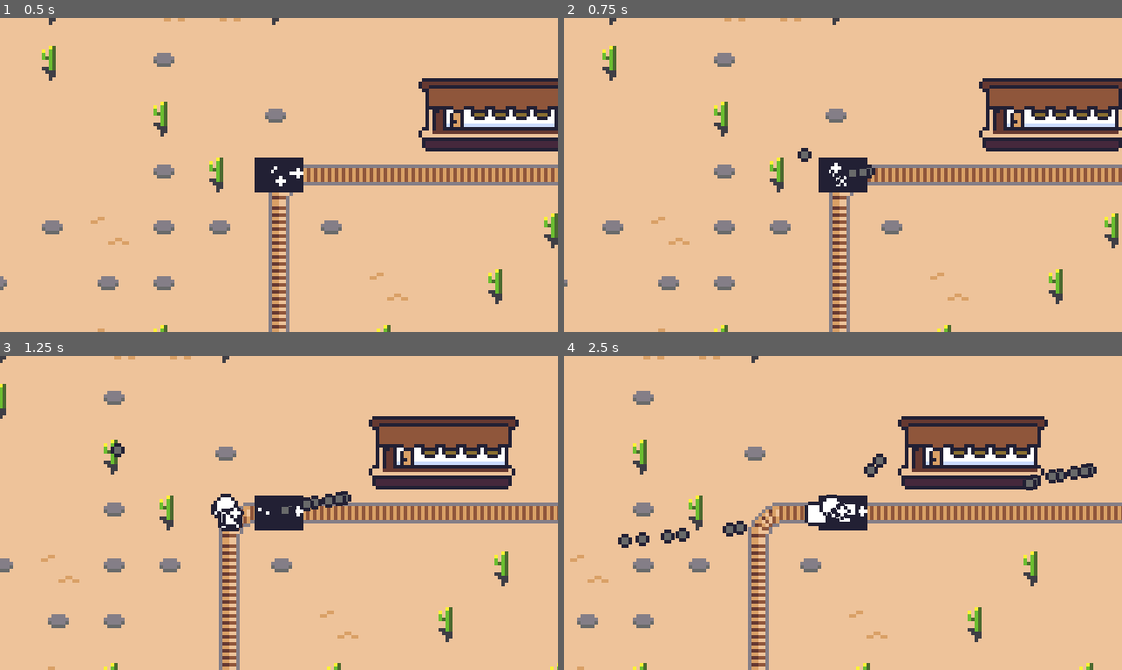
Above: before the commit, frames 1-4 (two rows, left to right).
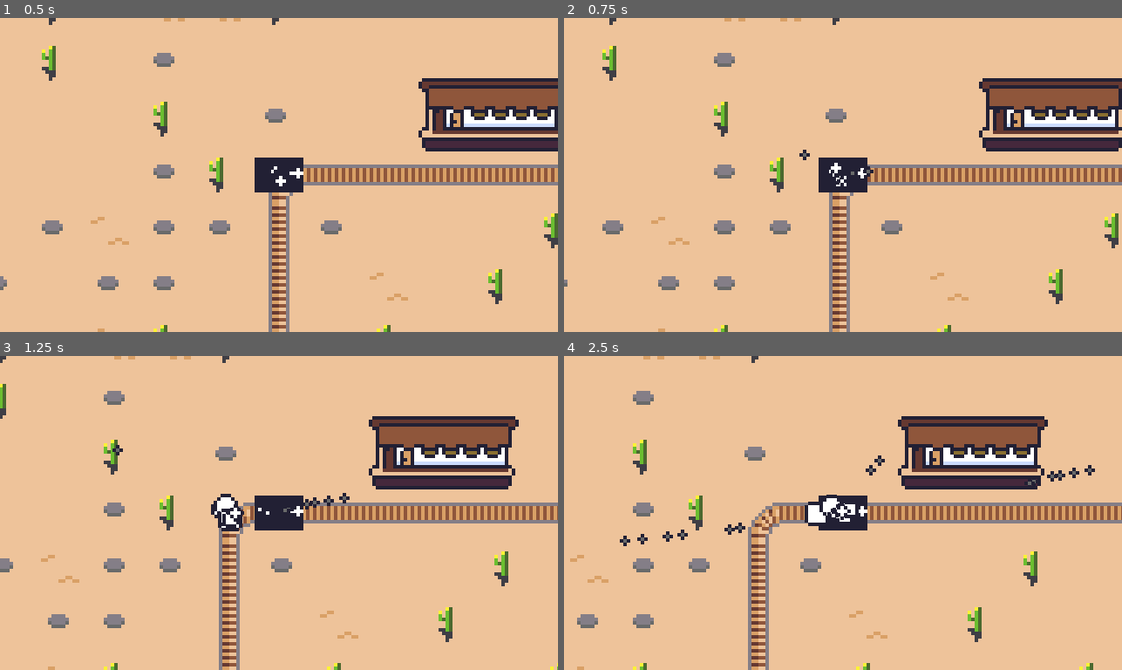
Above: after the commit, the same moments.

Repository: robbertstevens/ld47
Game: Godot game, scene res://World.tscn
Two runs of this game, one before a commit and one after it. Both use one fixed random seed, a clock stepped at 60 frames per second and the inputs below.
Inputs (mouse positions are in pixels of both pictures, inside the frame that each line leads up to):
- Up to frame 1 (0.5 s): no input
- Up to frame 2 (0.75 s): tap Enter (ui_accept) at 0.5, 0.6 s; move the mouse to (965, 159) at 0.52 s; hold Up (ui_up) from 0.53 s (still down)
- Up to frame 3 (1.25 s): keep holding Up (ui_up); tap Enter (ui_accept) at 0.77, 1.07 s
- Up to frame 4 (2.5 s): move the mouse to (731, 528) at 1.27 s; release Up (ui_up) at 1.28 s; hold Down (ui_down) 1.28-2.03 s; tap Enter (ui_accept) at 1.35, 1.52, 1.82, 2.1 s; move the mouse to (898, 443) at 2.02 s; hold Up (ui_up) from 2.03 s (still down)

Frame 1 is identical in both runs. In frame 2, 0.2% of the frame differs, in the area x 41-56%, y 41-52%; in frame 3, 0.3%; in frame 4, 0.8%, in the area x 9-96%, y 31-62%.

Commit message:
Add bullet delay

Diff:
--- a/Gun.gd
+++ b/Gun.gd
@@ -2,6 +2,12 @@
 
 const BULLET_SCENE = preload("res://Bullet.tscn")
 const SPEED = 100
+const SHOT_DELAY = .05
+
+var last_shot = 0
+
+func _process(delta):
+	last_shot -= delta
 
 
 func shoot():
@@ -12,4 +18,6 @@
 
 func _input(event):
 	if event.is_action("ui_accept"):
-		shoot()
+		if last_shot < 0:
+			shoot()
+			last_shot = SHOT_DELAY
Binary file changed: bullet.png
